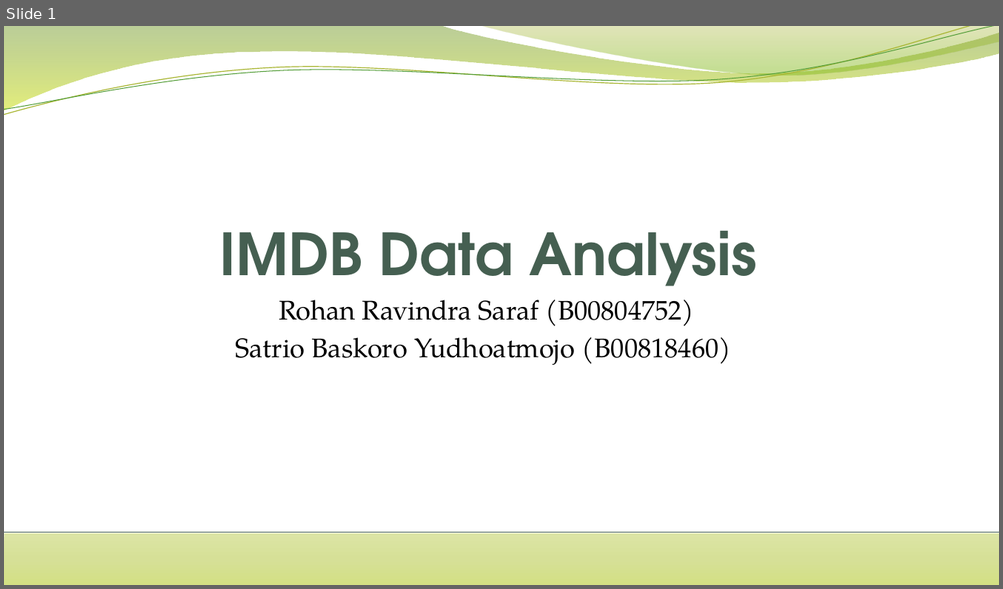
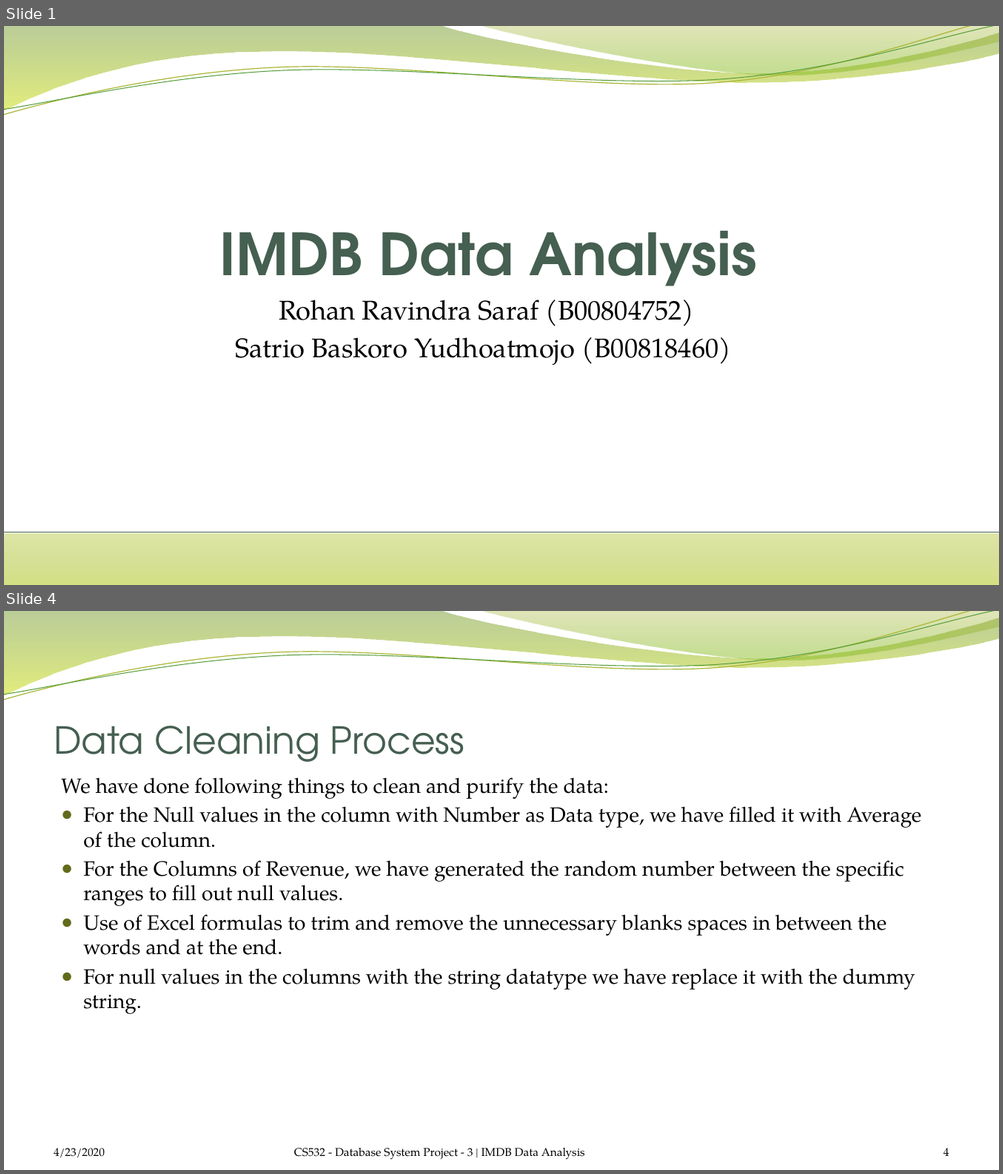
Before and after one commit to satrio-yudhoatmojo/CS532-Database-Systems-Spring-2020, a slide deck: Project-03/docs/saraf-yudhoatmojo_Presentation.pptx. Shown one above the other, each under a label of ours: slide 1 before the commit, slides 1 and 4 after it; the slides between them are not shown. The pictures are 1003x589 and 1003x1174 pixels, drawn with LibreOffice and Linux fonts; fonts in the diff are those of the drawing; background and template pictures are left out. Boxes give left, top, right and bottom in pixels: in the first picture for what was removed or moved away, otherwise in the second. Text is boxed around its words. In the diff, an @@ line names an element or a change of style, - is before the commit and + after.

```diff
--- a/Project-03/docs/saraf-yudhoatmojo_Presentation.pptx
+++ b/Project-03/docs/saraf-yudhoatmojo_Presentation.pptx
@@ slide 4 added at <box>4,611,999,1170</box>, background picture (left out); not listed: 4 template elements that a slide beside it also shows @@
@@ title added at <box>54,726,464,762</box>, 36 pt, text #455F51 @@
+Data Cleaning Process
@@ text added at <box>61,777,922,1014</box>, 20 pt, text #000000 @@
+We have done following things to clean and purify the data:
+● For the Null values in the column with Number as Data type, we have filled it with Average of the column.
+● For the Columns of Revenue, we have generated the random number between the specific ranges to fill out null values.
+● Use of Excel formulas to trim and remove the unnecessary blanks spaces in between the words and at the end.
+● For null values in the columns with the string datatype we have replace it with the dummy string.
@@ text added at <box>54,1148,105,1159</box>, 11 pt, text #000000 @@
+4/23/2020
@@ text added at <box>294,1148,585,1160</box>, 11 pt, text #000000 @@
+CS532 - Database System Project - 3 | IMDB Data Analysis
@@ page number added at <box>943,1148,949,1156</box>, 11 pt, text #000000 @@
+4
```
Also in this commit, not shown: 4 slides changed, 8 other slides added, 3 slides removed.
